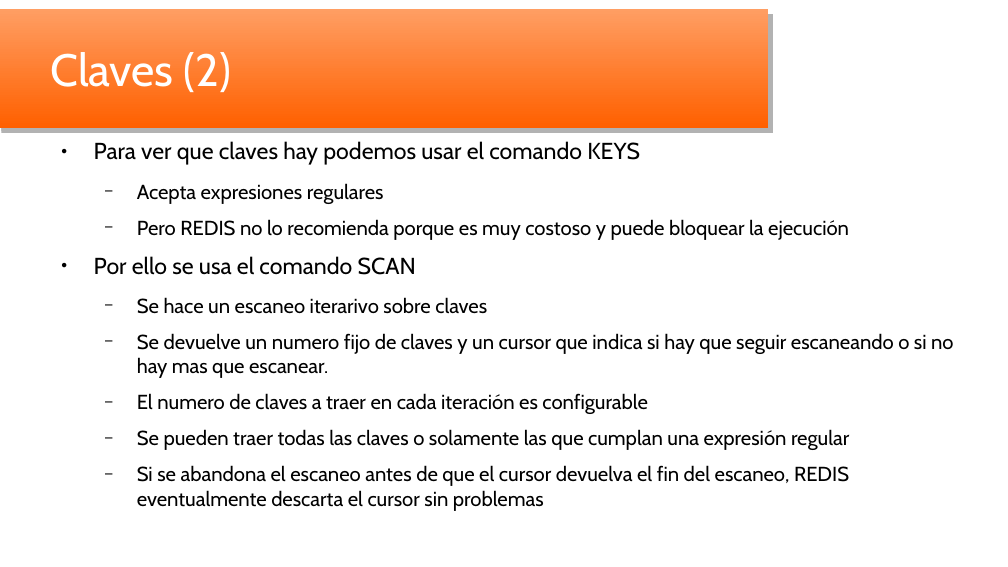
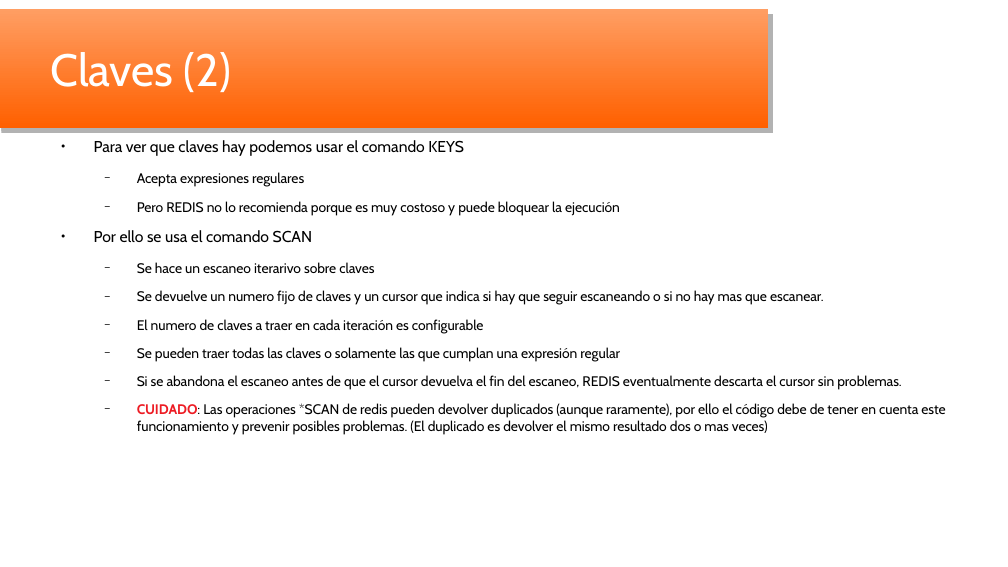
Before and after one commit to oscar-besga-panel/YaitRedisAndJedis, a slide deck: slide 10 of YaitRedisJedis_es.odp. Drawn at 1008x567 pixels with LibreOffice and Linux fonts; fonts in the diff are those of the drawing; background and template pictures are left out. Boxes give left, top, right and bottom in pixels: in the first picture for what was removed or moved away, otherwise in the second. Text is boxed around its words. In the diff, an @@ line names an element or a change of style, - is before the commit and + after.

Commit message:
Complete for version 1.2
Scan operations can retunr duplicates: noted on presentations and code

```diff
--- a/YaitRedisJedis_es.odp
+++ b/YaitRedisJedis_es.odp
@@ text at (94, 140, 824, 362): size 18.2 to 12.3 pt in "Para ver que claves hay podemos usar ...", "Por ello se usa el comando SCAN"; size 16 to 10.8 pt in "Acepta expresiones regulares", "Pero REDIS no lo recomienda porque es ...", "Se hace un escaneo iterarivo sobre claves", "Se devuelve un numero fijo de claves ..." and 2 more places @@
@@ text at (137, 375, 945, 435): text changed; size 16 to 10.8 pt @@
-  − Si se abandona el escaneo antes de que el cursor devuelva el fin del escaneo, REDIS eventualmente descarta el cursor sin problemas
+  − Si se abandona el escaneo antes de que el cursor devuelva el fin del escaneo, REDIS eventualmente descarta el cursor sin problemas.
+  − CUIDADO: Las operaciones *SCAN de redis pueden devolver duplicados (aunque raramente), por ello el código debe de tener en cuenta este funcionamiento y prevenir posibles problemas. (El duplicado es devolver el mismo resultado dos o mas veces)
```
Also in this commit, not shown: 1 other slide changed, 5 other files.
